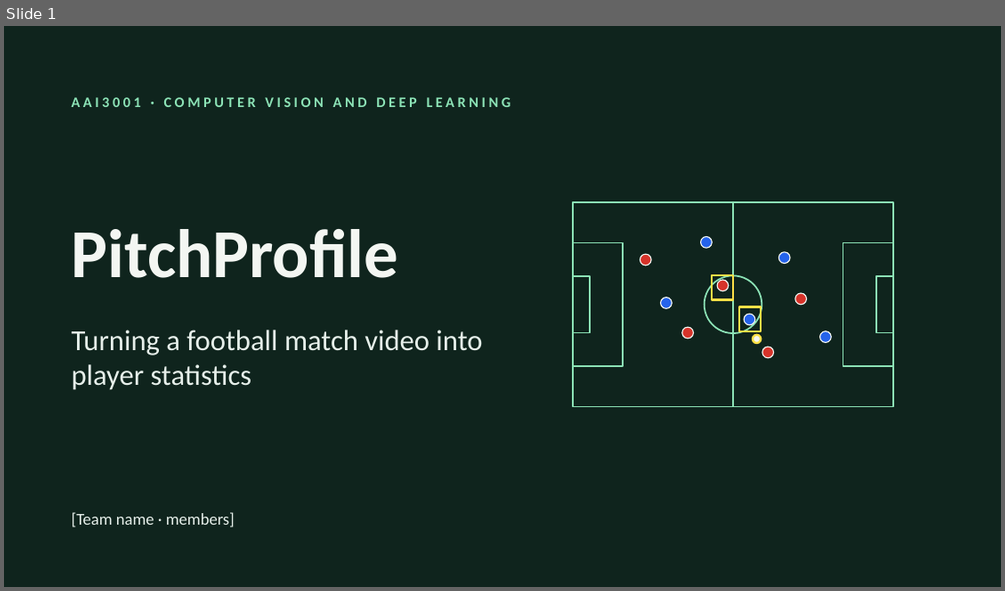
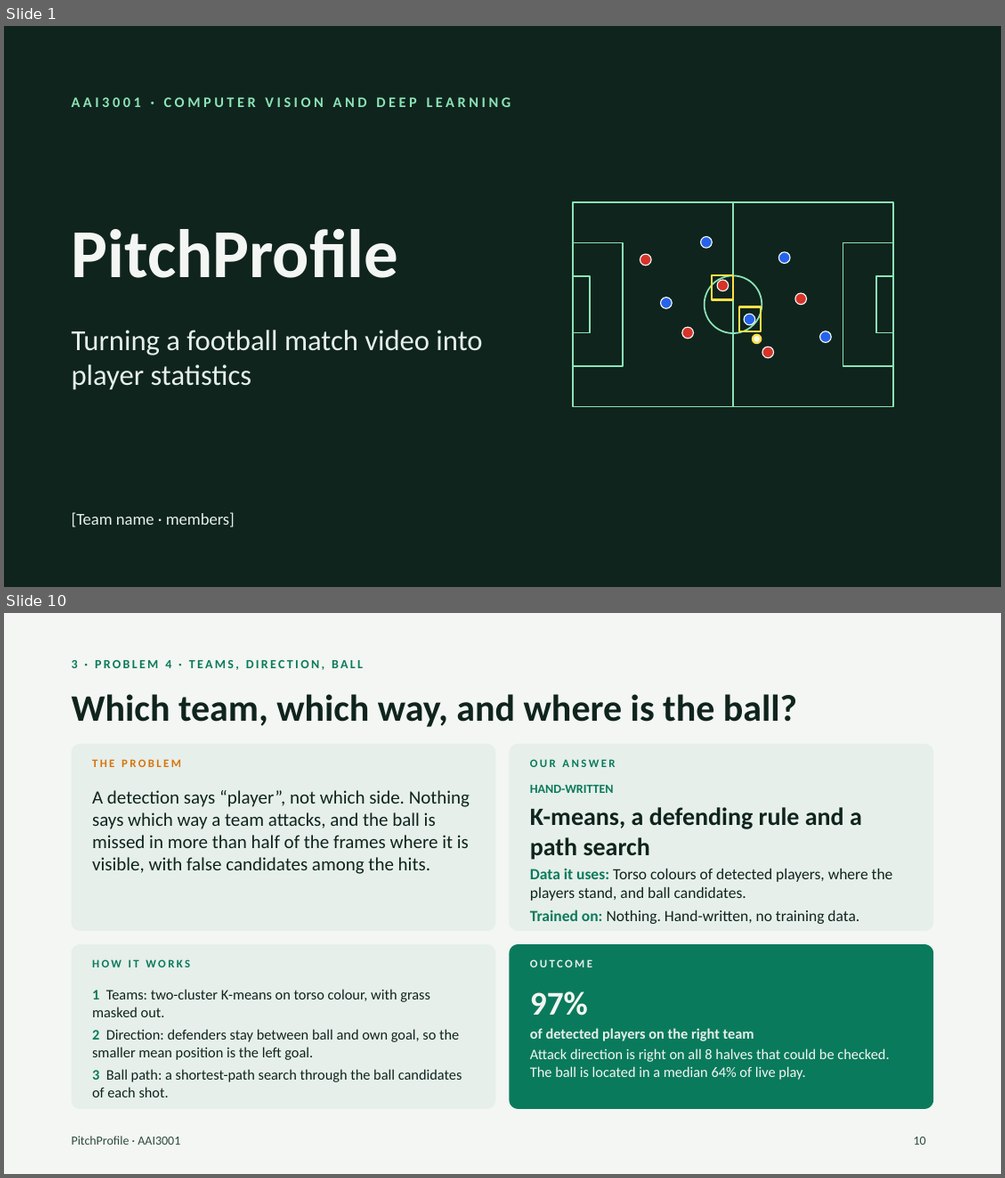
Before and after one commit to havochadi/AIFootballProfiler, a slide deck: Documentation/PitchProfile_Presentation.pptx. Shown one above the other, each under a label of ours: slide 1 before the commit, slides 1 and 10 after it; the slides between them are not shown. The pictures are 1005x591 and 1005x1178 pixels, drawn with LibreOffice and Linux fonts; fonts in the diff are those of the drawing. Boxes give left, top, right and bottom in pixels: in the first picture for what was removed or moved away, otherwise in the second. Text is boxed around its words. In the diff, an @@ line names an element or a change of style, - is before the commit and + after.

```diff
--- a/Documentation/PitchProfile_Presentation.pptx
+++ b/Documentation/PitchProfile_Presentation.pptx
@@ slide 10 added at (4,613,1001,1174), background #F3F6F2 @@
@@ text added at (72,660,363,670), 12 pt, text #0A7A5C, bold @@
+3 · PROBLEM 4 · TEAMS, DIRECTION, BALL
@@ title added at (72,694,797,727), 36 pt, text #0F241D, bold @@
+Which team, which way, and where is the ball?
@@ rounded rectangle added at (72,744,495,931), fill #E6EFEA @@
@@ rounded rectangle added at (509,744,933,931), fill #E6EFEA @@
@@ text added at (92,759,181,767), 11 pt, text #D9730D, bold @@
+THE PROBLEM
@@ text added at (530,759,615,767), 11 pt, text #0A7A5C, bold @@
+OUR ANSWER
@@ text added at (92,790,469,874), 18 pt, text #0F241D @@
+A detection says “player”, not which side. Nothing says which way a team attacks, and the ball is missed in more than half of the frames where it is visible, with false candidates among the hits.
@@ text added at (530,785,893,924), 15 pt, text #0F241D @@
+HAND-WRITTEN
+K-means, a defending rule and a path search
+Data it uses: Torso colours of detected players, where the players stand, and ball candidates.
+Trained on: Nothing. Hand-written, no training data.
@@ rounded rectangle added at (72,944,495,1109), fill #E6EFEA @@
@@ text added at (92,959,190,967), 11 pt, text #0A7A5C, bold @@
+HOW IT WORKS
@@ rounded rectangle added at (509,944,933,1109), fill #0A7A5C @@
@@ text added at (530,959,592,967), 11 pt, text #E6EFEA, bold @@
+OUTCOME
@@ text added at (92,989,462,1097), 14 pt, text #0F241D @@
+1 Teams: two-cluster K-means on torso colour, with grass masked out.
+2 Direction: defenders stay between ball and own goal, so the smaller mean position is the left goal.
+3 Ball path: a shortest-path search through the ball candidates of each shot.
@@ text added at (530,991,889,1079), 14 pt, text #F3F6F2 @@
+97%
+of detected players on the right team
+Attack direction is right on all 8 halves that could be checked. The ball is located in a median 64% of live play.
@@ text added at (72,1135,180,1144), 12 pt, text #2E4A41 @@
+PitchProfile · AAI3001
@@ page number added at (914,1136,926,1144), 12 pt, text #2E4A41 @@
+10
```
Also in this commit, not shown: 5 slides changed, 27 other slides added, 2 slides removed, 1 other file.
